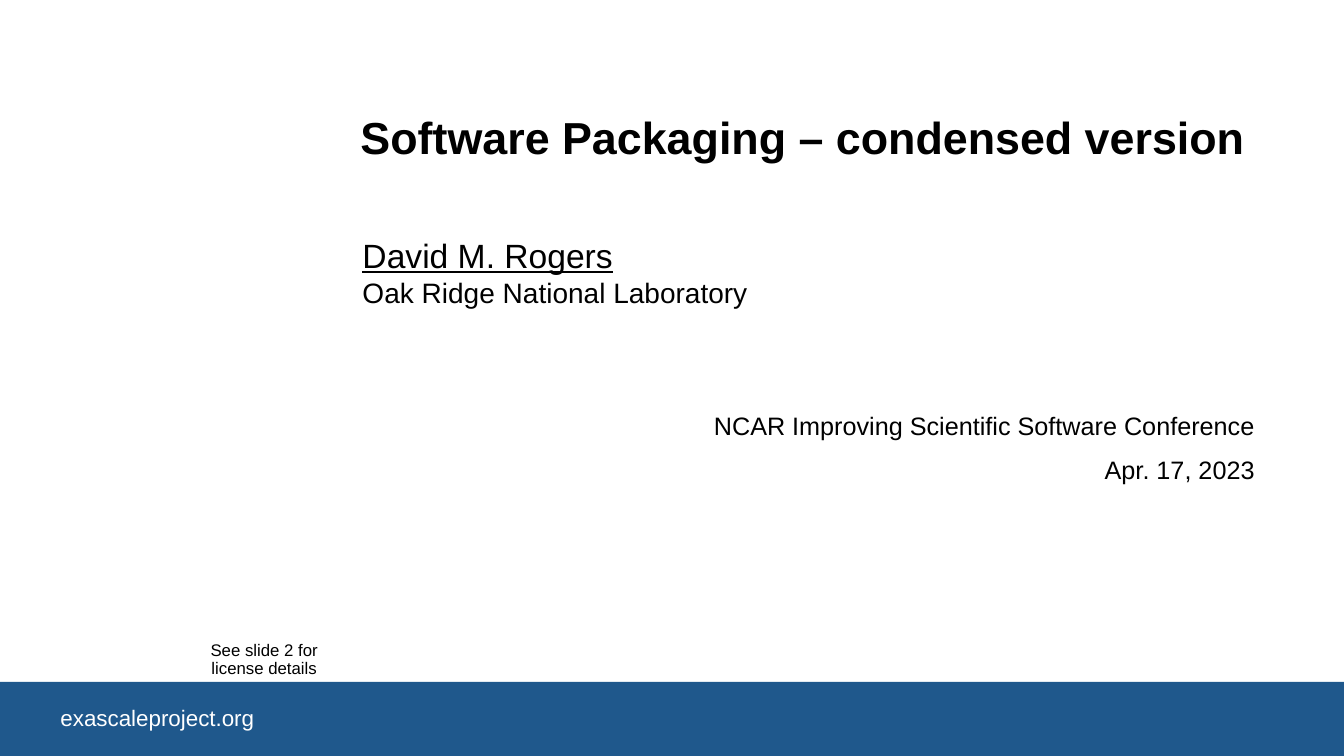
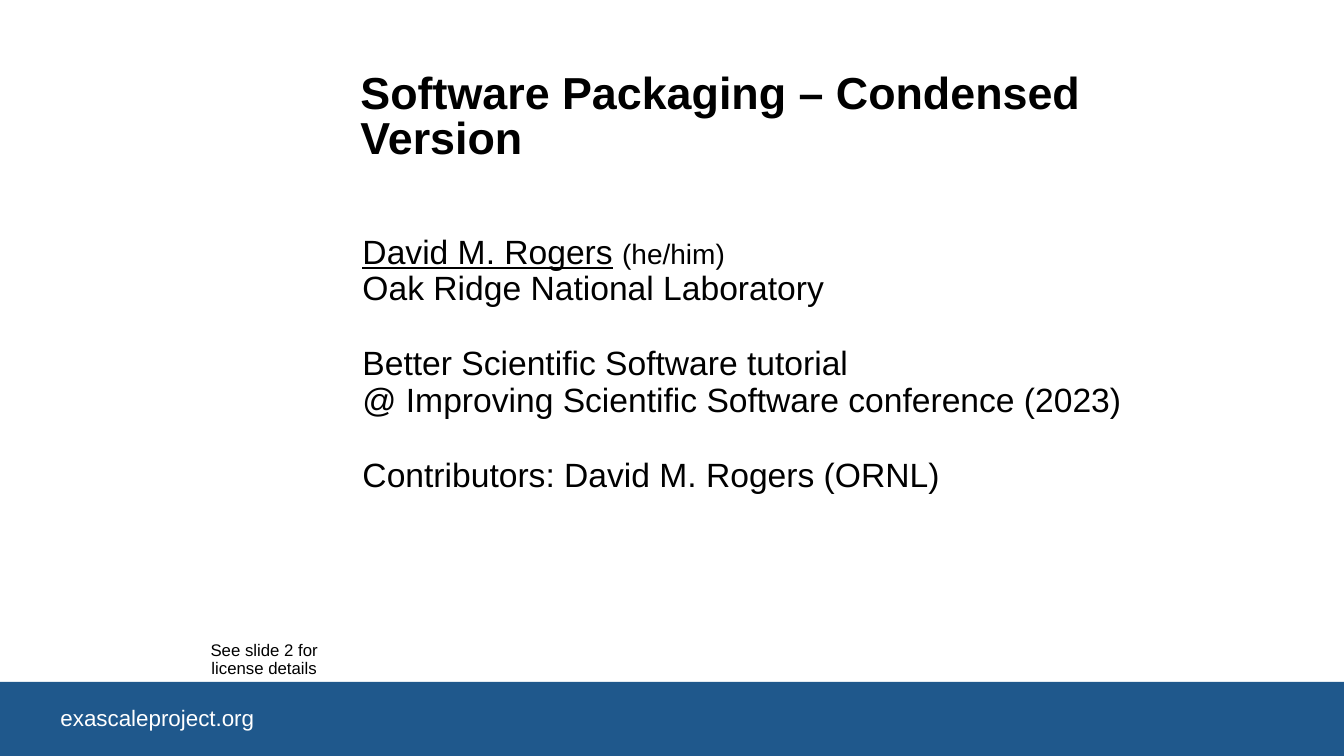
Before and after one commit to bssw-tutorial/presentations, a slide deck: slide 1 of packaging-short.pptx. Drawn at 1344x756 pixels with LibreOffice and Linux fonts; fonts in the diff are those of the drawing; background and template pictures are left out. Boxes give left, top, right and bottom in pixels: in the first picture for what was removed or moved away, otherwise in the second. Text is boxed around its words. In the diff, an @@ line names an element or a change of style, - is before the commit and + after.

```diff
--- a/packaging-short.pptx
+++ b/packaging-short.pptx
@@ title at bbox=[360, 76, 1080, 155]: text changed @@
-Software Packaging – condensed version
+Software Packaging – Condensed Version
@@ subtitle at bbox=[362, 239, 1121, 494]: text changed; size 18 to 24 pt @@
-David M. Rogers
-Oak Ridge National Laboratory
-NCAR Improving Scientific Software Conference
-Apr. 17, 2023
+David M. Rogers (he/him)
+Oak Ridge National Laboratory
+Better Scientific Software tutorial
+@ Improving Scientific Software conference (2023)
+Contributors: David M. Rogers (ORNL)
```
Also in this commit, not shown: 1 other slide changed, 1 slide removed, 8 other files.
